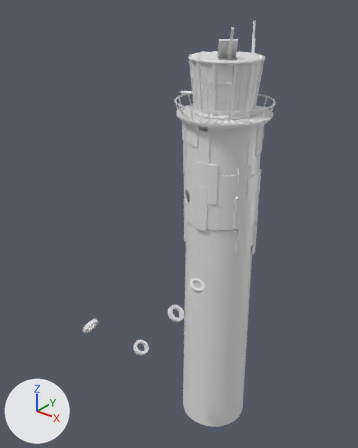
An edit to the FBX model Assets/Art/Meshes/Lighthouse/TowerBlockout.fbx, drawn before and after from the same camera.
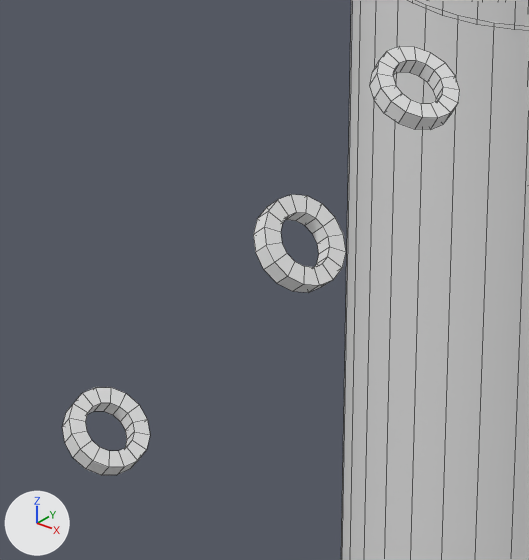
The first picture shows the older version from a 50 mm lens placed at (73.5, -111.3, 74.3), pointed at (-5.0, -13.2, 13.4). The close-ups show both versions on the part from 34% to 61% of the width and 60% to 83% of the height of that picture. Every picture has the same lights, and +X, +Y and +Z are marked at lower left. The close-ups show mesh edges as thin lines. Where no turn or scale is listed for an object, it has been applied to the vertices.
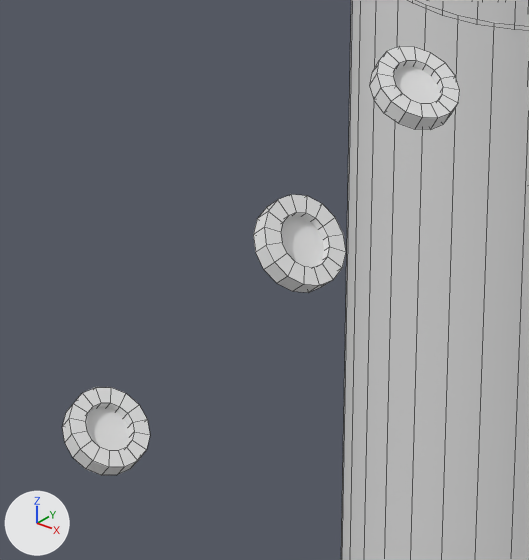
Changed parts and their boxes [x1, y1, x2, y2] in the close-ups (529 x 560 px):
part 1 of me_cylinder_012, added: after [86, 66, 440, 451]

The change, as a list of edits to the scene's bpy script:
```text
Change me_cylinder_012:
    where me_cylinder_012.from_pydata(...)  # 64 vertices, 64 faces; spans x -2.24..2.24, y -0.49..0.49, z -2.24..2.24
    used by ob_cylinder_018; parent = ob_panel_x5_005; location = (-12.22, -39.24, -18.52); rotation_euler = (0.342, 0.468, 0.668), in degrees (20, 27, 38)
    verts and faces of me_cylinder_012; kept vertices keep their numbers, new ones are numbered from 64
    me_cylinder_012 part 1
    add verts[64] = (-1.47, 0.0, 1.47)
    add verts[65] = (1.47, 0.0, 1.47)
    add verts[66] = (-1.47, 0.0, -1.47)
    add verts[67] = (1.47, 0.0, -1.47)
    add faces += [(64, 65, 67, 66)]  # mat_material (white #e7e7e7)
    add me_cylinder_012.materials.append(mat_material)  # white #e7e7e7
    add me_cylinder_012.materials.append(mat_items)  # white #e7e7e7
```
